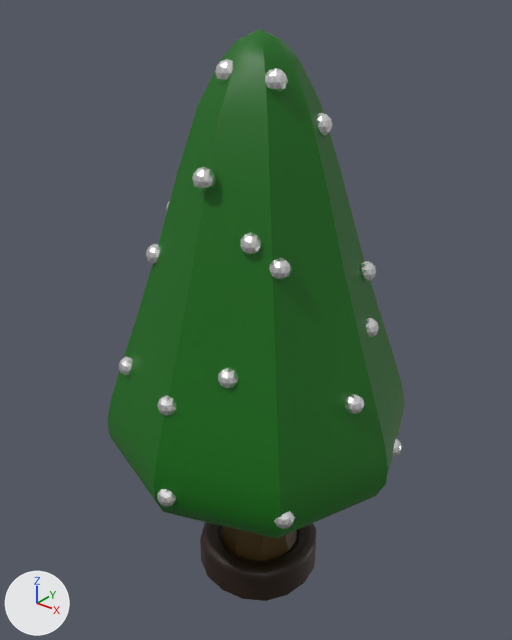
An edit to the glTF model assets/models/props/tree.glb, drawn before and after from the same camera.
Camera for both pictures: a 50 mm camera at (0.51, -3.34, 3.02) aimed at (-2.2, 0.05, 0.92). The axes (+X, +Y, +Z) are drawn at lower left. The lights are the same throughout. Where no turn or scale is listed for an object, it has been applied to the vertices. Vertices at the same position are counted once.

Names of what the first picture shows: 'Cube.003', 'ornament.001', 'ornament.002', 'ornament.003', 'ornament.004', 'ornament.007', 'ornament.009', 'ornament.010', 'ornament.011', 'ornament.012', 'ornament.015', 'ornament.016', 'ornament.018', 'ornament.020', 'ornament.022', 'ornament.023', 'ornament.024', 'ornament.025', 'tree'.
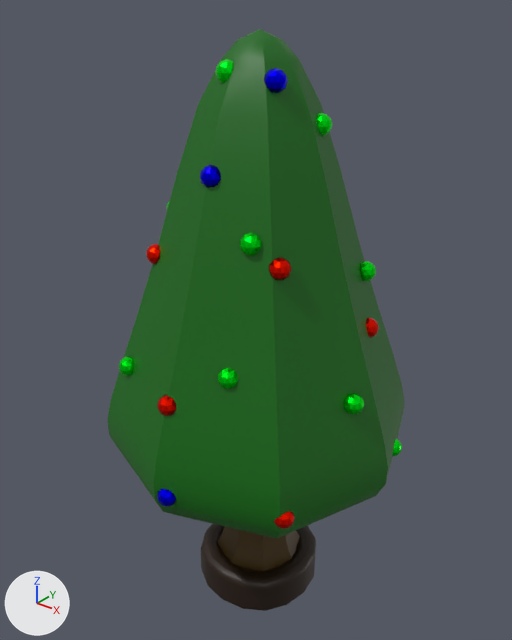
The newer file is also turned or shifted as a whole; pictures and numbers use the older file's frame.

Patch to the scene script:
```diff
--- a/assets/models/props/tree.glb.py
+++ b/assets/models/props/tree.glb.py
@@ mat_ornament_red @@
 mat_ornament_red = principled_material('ornament_red')
-mat_ornament_red.base_color = (1.0, 1.0, 1.0)  # white #ffffff
+mat_ornament_red.base_color = (1.0, 0.00974, 0.0)  # red #ff1900
 mat_ornament_red.metallic = 1.0
@@ me_cube_003 @@
 me_cube_003.from_pydata(...)  # 482 vertices, 960 faces; spans x -0.443..0.443, y -0.443..0.443, z 1.378..1.704
+# me_cube_003 part 1: the whole mesh is moved by (0.0, 0.0, -0.1)
 me_cube_003.materials.append(mat_material_003)
@@ me_icosphere @@
 me_icosphere.from_pydata(...)  # 42 vertices, 80 faces; spans x -0.0533..0.0798, y -0.0824..0.0448, z 1.3911..1.5242
-me_icosphere.materials.append(mat_ornament_red)  # white #ffffff
+me_icosphere.materials.append(mat_ornament_green)  # green #00ff1c
@@ me_icosphere_007 @@
 me_icosphere_007.from_pydata(...)  # 42 vertices, 80 faces; spans x -0.0533..0.0798, y -0.0824..0.0448, z 1.3911..1.5242
-me_icosphere_007.materials.append(mat_ornament_red)  # white #ffffff
+me_icosphere_007.materials.append(mat_ornament_green)  # green #00ff1c
@@ me_icosphere_002 @@
 me_icosphere_002.from_pydata(...)  # 42 vertices, 80 faces; spans x -0.0533..0.0798, y -0.0824..0.0448, z 1.3911..1.5242
-me_icosphere_002.materials.append(mat_ornament_red)  # white #ffffff
+# me_icosphere_002 part 2: the whole mesh is moved by (0.0, 0.06, 0.0)
+me_icosphere_002.materials.append(mat_ornament_blue_001)  # blue #0300ff
@@ me_icosphere_003 @@
 me_icosphere_003.from_pydata(...)  # 42 vertices, 80 faces; spans x -0.0533..0.0798, y -0.0824..0.0448, z 1.3911..1.5242
-me_icosphere_003.materials.append(mat_ornament_red)  # white #ffffff
+me_icosphere_003.materials.append(mat_ornament_green)  # green #00ff1c
@@ me_icosphere_012 @@
 me_icosphere_012.from_pydata(...)  # 42 vertices, 80 faces; spans x -0.0533..0.0798, y -0.0824..0.0448, z 1.3911..1.5242
-me_icosphere_012.materials.append(mat_ornament_red)  # white #ffffff
+me_icosphere_012.materials.append(mat_ornament_blue_001)  # blue #0300ff
@@ me_icosphere_013 @@
 me_icosphere_013.from_pydata(...)  # 42 vertices, 80 faces; spans x -0.0533..0.0798, y -0.0824..0.0448, z 1.3911..1.5242
-me_icosphere_013.materials.append(mat_ornament_red)  # white #ffffff
+me_icosphere_013.materials.append(mat_ornament_green)  # green #00ff1c
@@ me_icosphere_019 @@
 me_icosphere_019.from_pydata(...)  # 42 vertices, 80 faces; spans x -0.0533..0.0798, y -0.0824..0.0448, z 1.3911..1.5242
-me_icosphere_019.materials.append(mat_ornament_red)  # white #ffffff
+me_icosphere_019.materials.append(mat_ornament_green)  # green #00ff1c
@@ me_icosphere_021 @@
 me_icosphere_021.from_pydata(...)  # 42 vertices, 80 faces; spans x -0.0533..0.0798, y -0.0824..0.0448, z 1.3911..1.5242
-me_icosphere_021.materials.append(mat_ornament_red)  # white #ffffff
+me_icosphere_021.materials.append(mat_ornament_green)  # green #00ff1c
@@ me_icosphere_024 @@
 me_icosphere_024.from_pydata(...)  # 42 vertices, 80 faces; spans x -0.0533..0.0798, y -0.0824..0.0448, z 1.3911..1.5242
-me_icosphere_024.materials.append(mat_ornament_red)  # white #ffffff
+me_icosphere_024.materials.append(mat_ornament_green)  # green #00ff1c
@@ me_icosphere_026 @@
 me_icosphere_026.from_pydata(...)  # 42 vertices, 80 faces; spans x -0.0533..0.0798, y -0.0824..0.0448, z 1.3911..1.5242
-me_icosphere_026.materials.append(mat_ornament_red)  # white #ffffff
+me_icosphere_026.materials.append(mat_ornament_blue_001)  # blue #0300ff
```

Changed parts and their boxes (x1, y1, x2, y2) in the pictures (512 x 640 px):
'Cube.003', mesh moved
    before: (200, 522, 316, 601)
    after: (201, 524, 316, 611)
'ornament.003', recoloured, mesh moved
    before: (192, 167, 216, 191)
    after: (200, 165, 221, 188)
'ornament.009', recoloured (white to blue)
    both: (264, 68, 288, 93)
'ornament.004', recoloured (white to green)
    both: (239, 232, 262, 255)
'ornament.012', recoloured (white to red)
    both: (269, 258, 292, 280)
'ornament.002', recoloured (white to green)
    both: (343, 393, 365, 414)
'ornament.020', recoloured (white to green)
    both: (217, 368, 238, 389)
'ornament.018', recoloured (white to green)
    both: (215, 59, 234, 83)
'ornament.015', recoloured (white to red)
    both: (157, 395, 176, 416)
'ornament.010', recoloured (white to green)
    both: (317, 113, 333, 136)
'ornament.001', recoloured (white to green)
    both: (360, 261, 376, 281)
'ornament.022', recoloured (white to blue)
    both: (157, 489, 176, 506)
'ornament.023', recoloured (white to red)
    both: (274, 511, 295, 529)
'ornament.016', recoloured (white to green)
    both: (119, 356, 134, 376)
'ornament.007', recoloured (white to red)
    both: (146, 244, 160, 264)
'ornament.025', recoloured (white to red)
    both: (366, 318, 379, 338)
'ornament.024', recoloured
    both: (393, 439, 402, 457)
